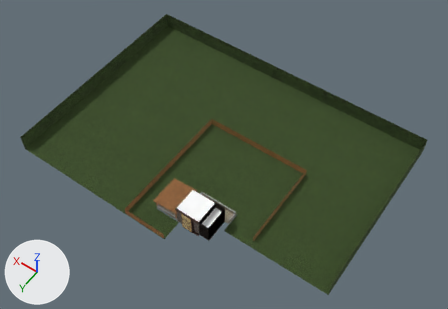
The glTF model Room_collabwt2/_CustomModels/mdl_hub_CentralHub.gltf: old version first, new version second.
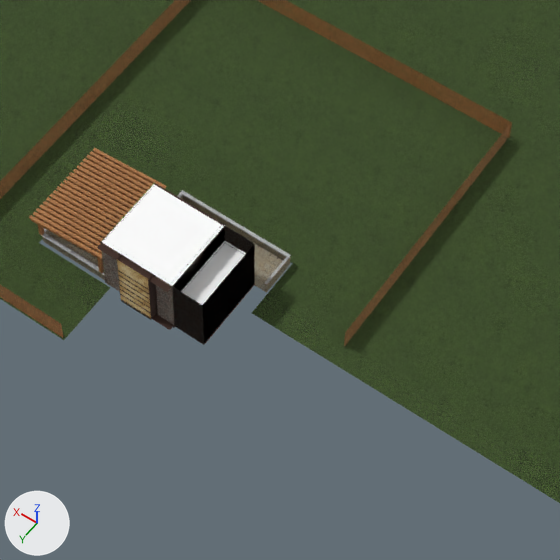
Each version is shown whole from a 50 mm camera at (-95.3, 112.6, 233.7) aimed at (10.8, -35.9, 0.3), then close up on the part from 32% to 72% of the width and 42% to 100% of the height. The lights are fixed; the arrows at lower left show +X, +Y and +Z. Where no turn or scale is listed for an object, it has been applied to the vertices. Vertices at the same position are counted once.

Before the edit, the objects in view are built like this:
```python
me_cube_008 = bpy.data.meshes.new('Cube.008')
me_cube_008.from_pydata(...)  # 3600 vertices, 2628 faces; spans x -27.1..27.1, y -48.4..16.4, z -0.4..3.9
me_cube_008.materials.append(mat_pergola)
me_plane_007 = bpy.data.meshes.new('Plane.007')
me_plane_007.from_pydata(...)  # 12 vertices, 8 faces; spans x -11.1..6.0, y -6.1..6.0, z 6.5..10.4
me_plane_007.materials.append(mat_ceiling_1000)  # white #ffffff
me_plane_022 = bpy.data.meshes.new('Plane.022')
me_plane_022.from_pydata(...)  # 13 vertices, 17 faces; spans x -11.14..-10.93, y -6.0..6.04, z -0.02..0.26
me_plane_022.materials.append(mat_trim)  # picture img_tx_hub_trimwoodcolor
me_plane_029 = bpy.data.meshes.new('Plane.029')
me_plane_029.from_pydata(...)  # 69 vertices, 84 faces; spans x -11.1..6.0, y -6.0..6.0, z -0.1..10.3
me_plane_029.materials.append(mat_brick)
me_plane_065 = bpy.data.meshes.new('Plane.065')
me_plane_065.from_pydata(...)  # 40 vertices, 50 faces; spans x -66.0..91.0, y -93.0..17.0, z 0.0..9.0
me_plane_065.materials.append(mat_ground)
ob_baked_ceiling = bpy.data.objects.new('Baked Ceiling', me_plane_007)
ob_baked_ceiling.location = (0.0, 0.0, 0.0)
ob_cube_007 = bpy.data.objects.new('Cube.007', me_cube_008)
ob_cube_007.location = (0.0, 0.0, 0.0)
ob_plane_002 = bpy.data.objects.new('Plane.002', me_plane_065)
ob_plane_002.location = (0.0, 0.0, 0.0)
ob_wall_textures_bake_002 = bpy.data.objects.new('Wall Textures Bake.002', me_plane_029)
ob_wall_textures_bake_002.location = (0.0, 0.0, 0.0)
ob_wall_textures_bake_044 = bpy.data.objects.new('Wall Textures Bake.044', me_plane_022)
ob_wall_textures_bake_044.location = (0.0, 0.0, 0.0)
# also in view: 'Plane.001' at (2.1, -2.9, 1.1); 'Wall Textures Bake.017' at (0.0, 0.0, 5.1); 'Plane' at (2.2, -2.8, 2.0); 'Map Shelf' at (-0.2, 6.9, 5.1); 'Cube.002' at (12.6, -1.3, 5.4)
```
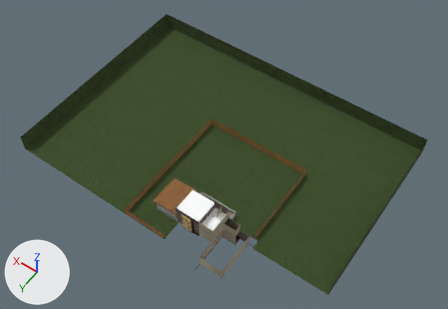
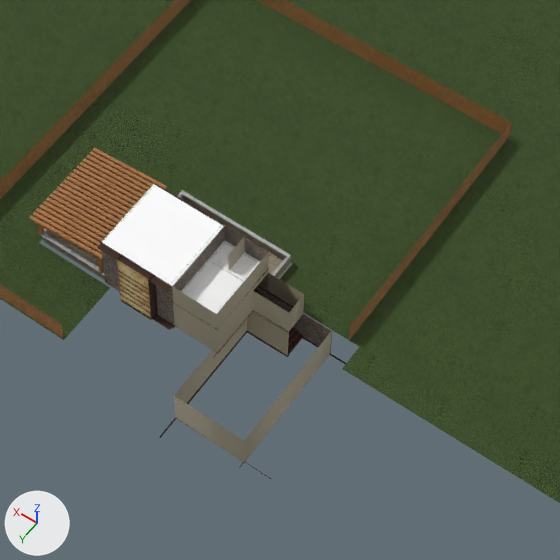
Diff of the bpy script that builds the scene:
```diff
--- a/Room_collabwt2/_CustomModels/mdl_hub_CentralHub.gltf.py
+++ b/Room_collabwt2/_CustomModels/mdl_hub_CentralHub.gltf.py
@@ mat_material_003 @@
+mat_material_003 = bpy.data.materials.new('Material.003')
+# uses the picture img_wood009_1k_png_color
+# uses the picture img_wood009_1k_png_normalgl
@@ me_plane_007 @@
 me_plane_007.from_pydata(...)  # 12 vertices, 8 faces; spans x -11.1..6.0, y -6.1..6.0, z 6.5..10.4
-me_plane_007.vertices[10].co = (-11.0, -6.1, 6.5)  # pixel (254, 257)
-me_plane_007.vertices[11].co = (-11.0, 5.8, 6.5)  # pixel (203, 318)
+# me_plane_007 part 1
+me_plane_007.vertices[10].co = (-13.3, -6.1, 6.5)  # pixel (268, 265)
+me_plane_007.vertices[11].co = (-13.3, 5.8, 6.5)  # pixel (216, 327)
 me_plane_007.materials.append(mat_ceiling_1000)
@@ me_plane_029 @@
-me_plane_029.from_pydata(...)  # 69 vertices, 84 faces; spans x -11.1..6.0, y -6.0..6.0, z -0.1..10.3
+me_plane_029.from_pydata(...)  # 98 vertices, 112 faces; spans x -24.1..6.0, y -6.0..6.0, z -6.4..10.3
+# me_plane_029 part 2: a new loose piece of 30 vertices spanning x -9.5..-9.2, y -5.9..-2.4, z 0.0..10.3
+# me_plane_029 part 3
+# 8 vertices are removed from x -11.1..-6.0, y -5.9..6.0, z -0.1..10.3
+# 12 faces are deleted
+# 1 vertex moves within x -6.0, y -5.9, z 0.0
+# 7 vertices are added at x -24.1..-6.0, y -5.9, z -6.4..10.3
+# 6 new faces join them, mat_brick
 me_plane_029.materials.append(mat_brick)
+me_plane_029.materials.append(mat_whitewall)  # picture img_tx_wollo_wallpaper
@@ me_plane_065 @@
-me_plane_065.from_pydata(...)  # 40 vertices, 50 faces; spans x -66.0..91.0, y -93.0..17.0, z 0.0..9.0
+me_plane_065.from_pydata(...)  # 52 vertices, 70 faces; spans x -66.0..91.0, y -93.0..17.0, z 0.0..9.0
+# me_plane_065 part 4
+# 1 vertex is removed from x -13.0, y -2.0, z 0.0
+# 11 faces are deleted
+# 13 vertices are added at x -66.0..91.0, y -33.0..-2.0, z 0.0
+# 31 new faces join them
 me_plane_065.materials.append(mat_ground)
@@ ob_wall_textures_bake_044 @@
-ob_wall_textures_bake_044 = bpy.data.objects.new('Wall Textures Bake.044', me_plane_022)
-ob_wall_textures_bake_044.location = (0.0, 0.0, 0.0)
+ob_wall_textures_bake_044 = bpy.data.objects.new('Wall Textures Bake.044', None)
+ob_wall_textures_bake_044.location = (0.0, 1.8, 0.0)
+ob_wall_textures_bake_044.scale = (1.0, 0.415, 1.0)
@@ ob_wall_textures_bake_073 @@
+ob_wall_textures_bake_073 = bpy.data.objects.new('Wall Textures Bake.073', me_plane_070)  # 94 vertices, 89 faces; spans x -24.1..-6.0, y -5.9..14.6, z -6.4..10.3; in mat_whitewall (picture img_tx_wollo_wallpaper)
+ob_wall_textures_bake_073.location = (0.0, 0.0, 0.0)
@@ ob_group_0 @@
+ob_group_0 = bpy.data.objects.new('group_0', me_id4_002)  # 290 vertices, 540 faces; spans x -5.11..5.14, y -1.8..1.8, z 0.0..6.33
+ob_group_0.location = (-14.4, -4.2, -6.3)
```

Location of each change, [x1, y1, x2, y2] in pixels of the close-ups (560 x 560 px; the box of a moved part takes in the faces that stretch with it):
'Wall Textures Bake.073', added (brown): after [172, 237, 332, 463]
'Wall Textures Bake.002', reshaped: before [172, 226, 255, 345]; after [173, 226, 332, 354]
'group_0', added: after [253, 289, 303, 355]
'Wall Textures Bake.044', no longer drawn: before [206, 309, 233, 341]
part 1 of me_plane_007, moved or reshaped: before [181, 241, 246, 305]; after [181, 241, 260, 314]
part 2 of me_plane_029, added: after [229, 238, 245, 270]
part 3 of me_plane_029, cut back: before [172, 226, 255, 345]; after [224, 226, 332, 354]
part 4 of me_plane_065, built on: [111, 133, 376, 371] in both
